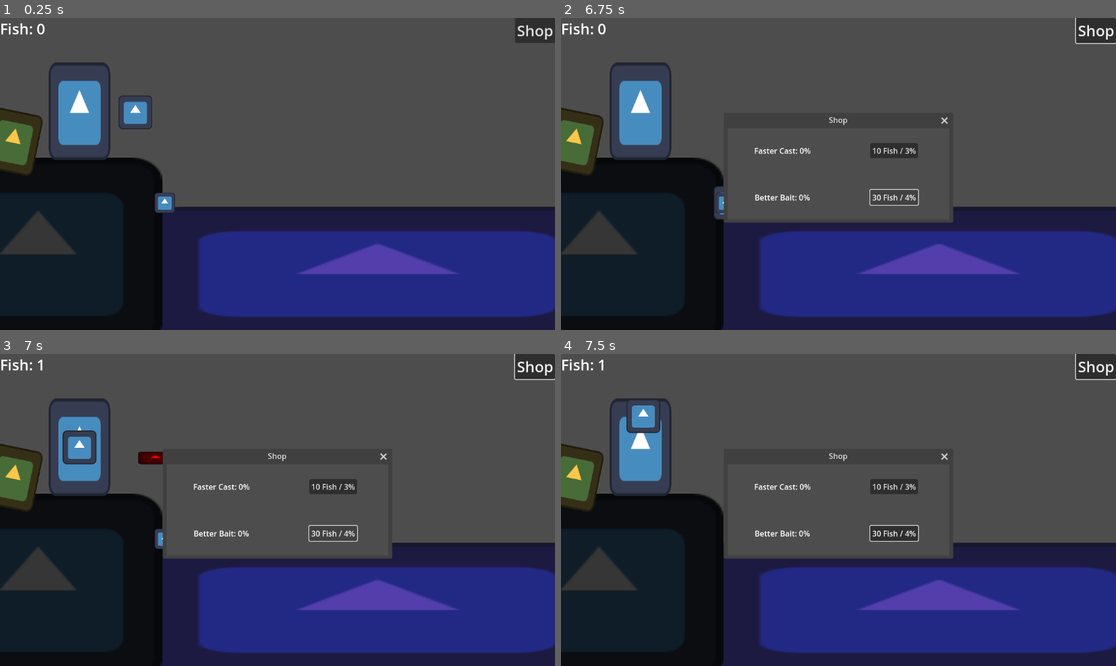
Above: before the commit, frames 1-4 (two rows, left to right).
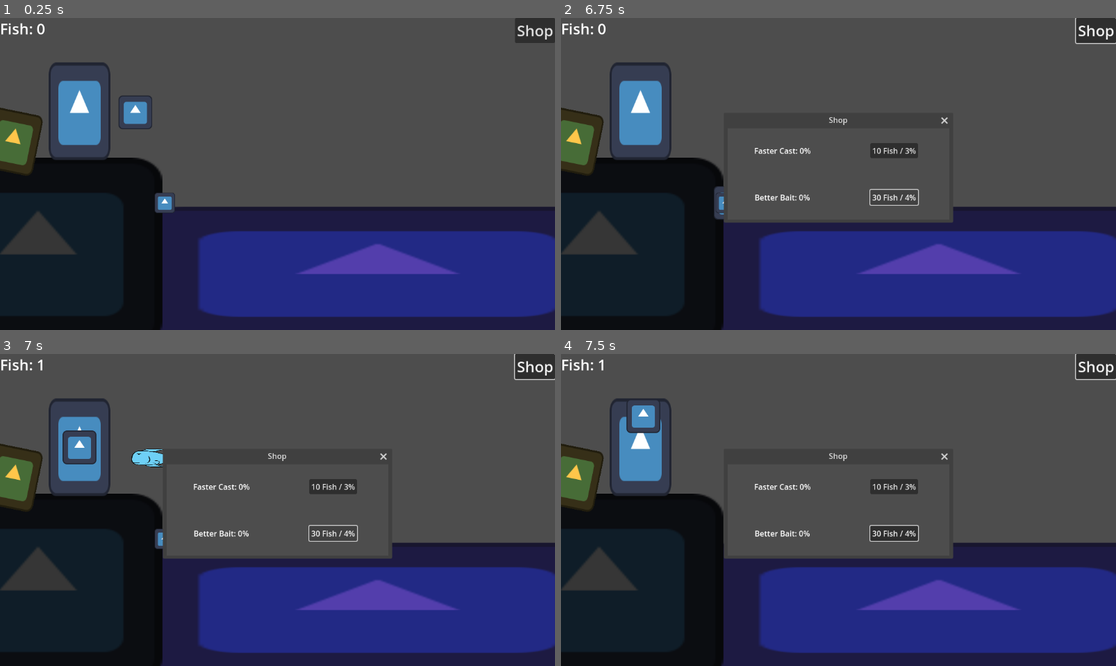
Above: after the commit, the same moments.

Repository: Shuflduf/Fish
Game: Godot game, scene res://node_2d.tscn
The game is run twice, just before and just after one commit, with the same random seed, the same clock (stepped at 60 frames per second) and the same inputs. The engine's default icon, where the game draws it, is replaced by a stand-in: a white triangle on a blue panel in a dark square.
Inputs (mouse positions are in pixels of both pictures, inside the frame that each line leads up to):
- Up to frame 1 (0.25 s): no input
- Up to frame 2 (6.75 s): click "Shop" at 0.5 s; click "10 Fish / 3%" at 1.25 s; click "30 Fish / 4%" at 2 s; click "Shop" at 2.75 s; click "10 Fish / 3%" at 3.5 s; click "30 Fish / 4%" at 4.25 s; click "Shop" at 5 s; click "10 Fish / 3%" at 5.75 s; click "30 Fish / 4%" at 6.5 s
- Up to frame 3 (7 s): no input
- Up to frame 4 (7.5 s): move the mouse to (960, 494) at 7.27 s; click (960, 494) at 7.35 s

Frames 1-2 are identical in both runs. In frame 3, 0.3% of the frame differs, in the area x 23-30%, y 30-37%; in frame 4, nothing differs.

Commit message:
added BIBRURBRUUORR

Diff:
--- a/node_2d.tscn
+++ b/node_2d.tscn
@@ -1,8 +1,9 @@
-[gd_scene load_steps=4 format=3 uid="uid://cyni81pt67f7l"]
+[gd_scene load_steps=5 format=3 uid="uid://cyni81pt67f7l"]
 
 [ext_resource type="Script" path="res://main.gd" id="1_rp30q"]
 [ext_resource type="Texture2D" uid="uid://c0nathc85mxlq" path="res://icon.svg" id="2_k37sf"]
 [ext_resource type="PackedScene" uid="uid://dll6qyowb7jcd" path="res://ui.tscn" id="3_f4f27"]
+[ext_resource type="Texture2D" uid="uid://dsprefjej283l" path="res://assets/356px-Electric_fish.png" id="4_mmdv8"]
 
 [node name="Node2D" type="Node2D"]
 script = ExtResource("1_rp30q")
@@ -52,8 +53,7 @@
 
 [node name="fish" type="Sprite2D" parent="."]
 visible = false
-modulate = Color(1, 0, 0, 1)
 z_index = -1
-position = Vector2(46, 47)
-scale = Vector2(0.5625, 0.203125)
-texture = ExtResource("2_k37sf")
+position = Vector2(29, 47)
+scale = Vector2(0.280899, 0.140741)
+texture = ExtResource("4_mmdv8")
--- a/ui.tscn
+++ b/ui.tscn
@@ -17,6 +17,7 @@
 grow_vertical = 2
 
 [node name="Fish" type="Label" parent="Control"]
+layout_mode = 0
 offset_right = 94.0
 offset_bottom = 44.0
 text = "Fish: 0"
Binary file added: assets/356px-Electric_fish.png
Not shown, added: assets/356px-Electric_fish.png.import
